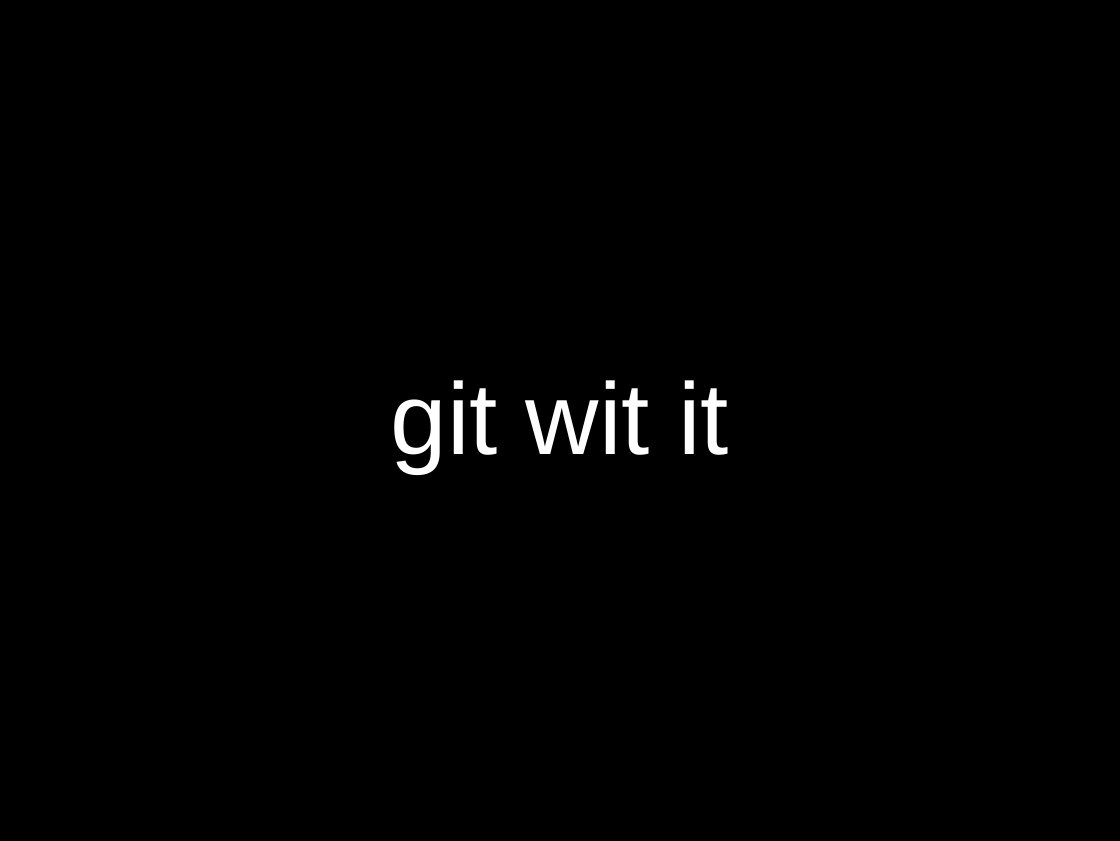
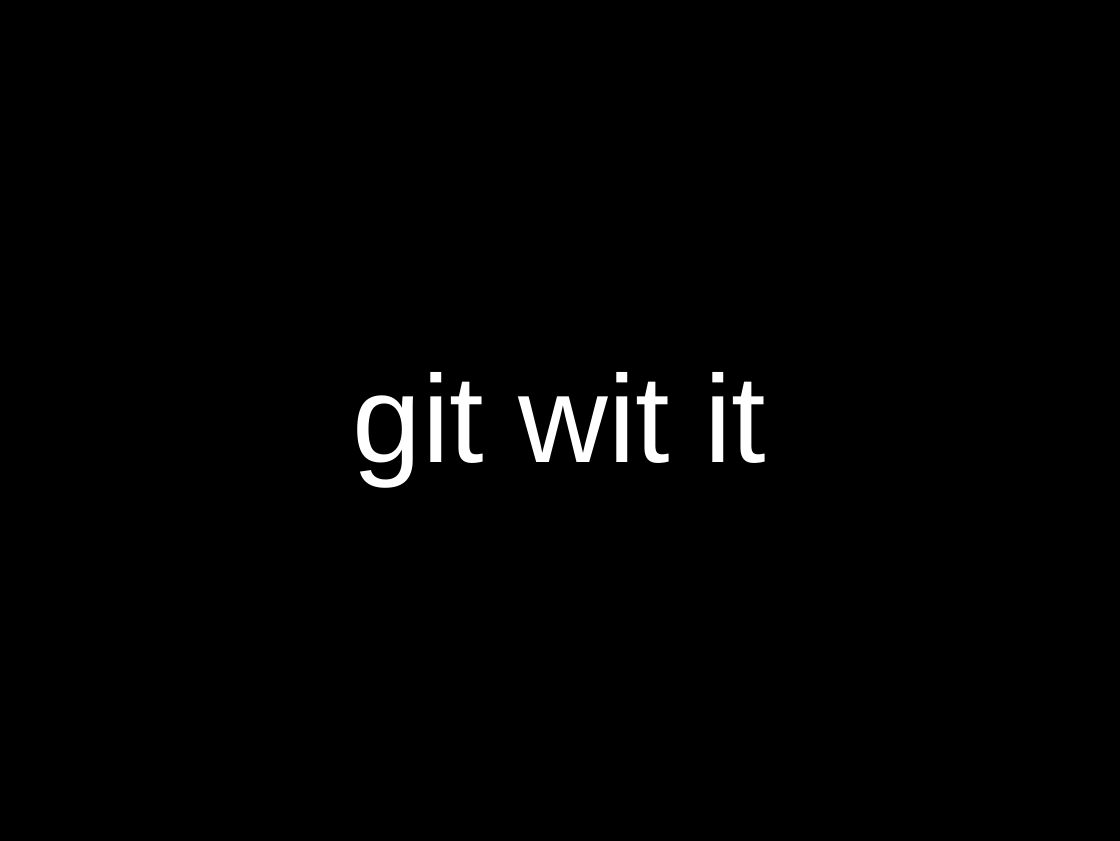
Before and after one commit to sneakin/git-presentation, a slide deck: slide 1 of slides.odp. Drawn at 1120x841 pixels with LibreOffice and Linux fonts; fonts in the diff are those of the drawing. Boxes give left, top, right and bottom in pixels: in the first picture for what was removed or moved away, otherwise in the second. Text is boxed around its words. In the diff, an @@ line names an element or a change of style, - is before the commit and + after.

```diff
--- a/slides.odp
+++ b/slides.odp
@@ title "git wit it": place and size @@
-title "git wit it" at <box>391,380,729,473</box>
+title "git wit it" at <box>353,372,766,486</box>
@@ title "git wit it" at <box>353,372,766,486</box>: size 72 to 88 pt @@
```
Also in this commit, not shown: 3 other slides changed, 3 slides added, 1 slide removed.
